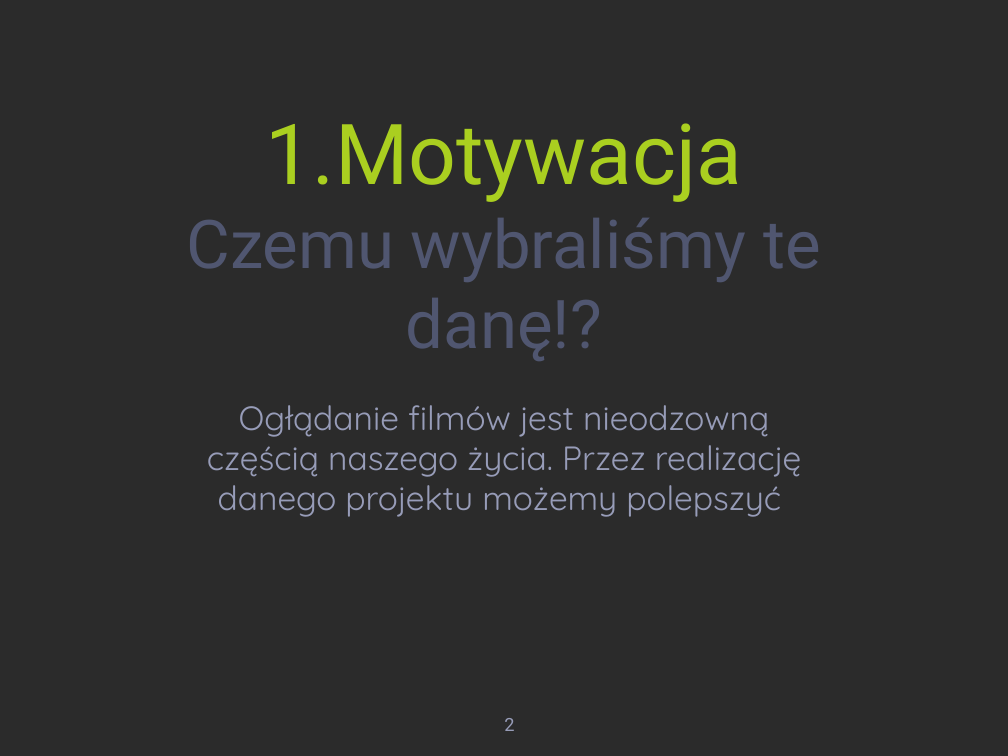
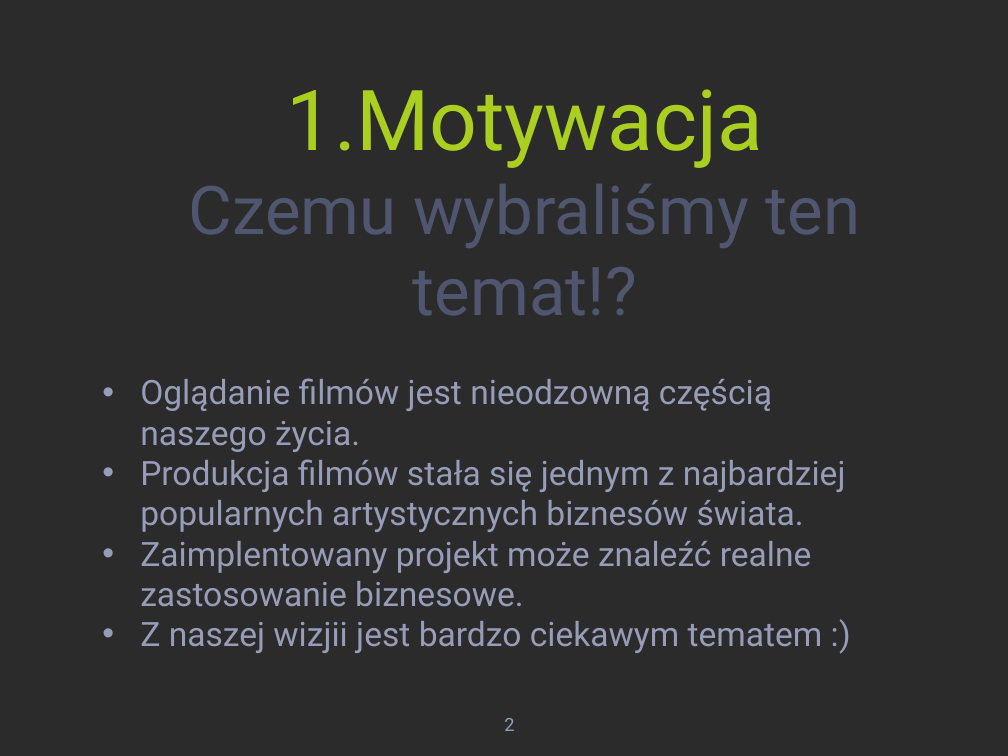
Before and after one commit to codevibess/MOW-SN, a slide deck: slide 2 of Presentation.pptx. Drawn at 1008x756 pixels with LibreOffice and Linux fonts; fonts in the diff are those of the drawing; background and template pictures are left out; a plain dark background stands for a picture behind light text. Boxes give left, top, right and bottom in pixels: in the first picture for what was removed or moved away, otherwise in the second. Text is boxed around its words. In the diff, an @@ line names an element or a change of style, - is before the commit and + after.

```diff
--- a/Presentation.pptx
+++ b/Presentation.pptx
@@ title "1.Motywacja": place and size @@
-title "1.Motywacja" at (186, 123, 821, 361)
+title "1.Motywacja" at (189, 89, 861, 316)
@@ title at (189, 184, 861, 316): text changed @@
-Czemu wybraliśmy te danę!?
+Czemu wybraliśmy ten temat!?
@@ subtitle at (140, 378, 846, 653): text changed; font Quicksand to Roboto @@
-Ogłądanie filmów jest nieodzowną częścią naszego życia. Przez realizację danego projektu możemy polepszyć
+• Oglądanie filmów jest nieodzowną częścią naszego życia.
+• Produkcja filmów stała się jednym z najbardziej popularnych artystycznych biznesów świata.
+• Zaimplentowany projekt może znaleźć realne zastosowanie biznesowe.
+• Z naszej wizjii jest bardzo ciekawym tematem :)
```
Also in this commit, not shown: 2 other slides changed, 1 slide added, 8 slides removed.
